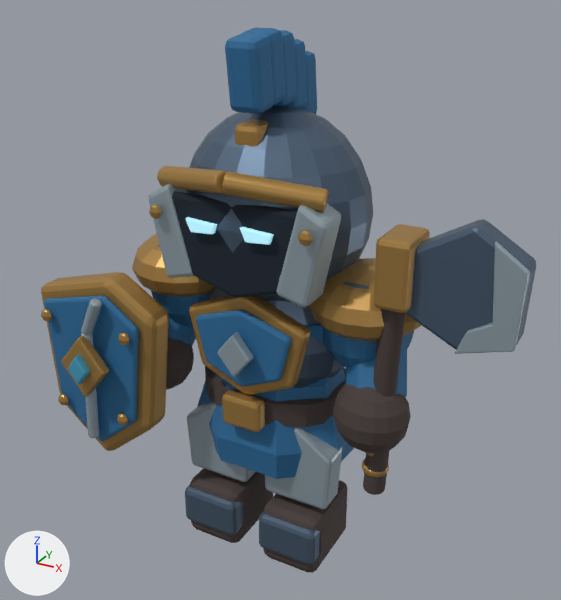
The FBX model unity/Assets/Scripts/UI3D/Resources/UI3D/Minions/Melee.fbx: old version first, new version second.
Rendered twice from a 50 mm lens placed at (1.23, -2.209, 2.078), pointed at (0.051, -0.066, 1.006). Arrows for +X, +Y and +Z are at lower left; the lights stay in place. The picture after the commit comes second.

Names of what the first picture shows: 'Melee Runtime Mesh'.
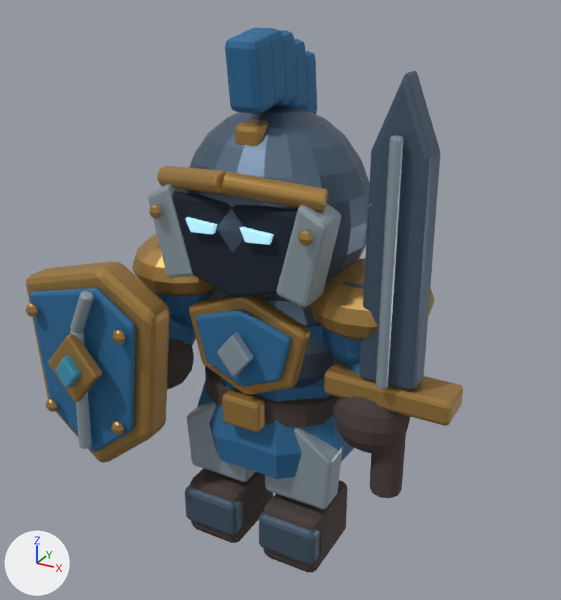
What differs and where, as boxes (x1, y1, x2, y2) in the pictures (561 x 600 px; the box of a moved part takes in the faces that stretch with it):
'Melee Runtime Mesh', reshaped (12% narrower): before (41, 27, 536, 573); after (26, 27, 463, 573)
part 1 of me_立方体_012, moved or reshaped: before (41, 272, 169, 451); after (26, 261, 170, 463)
part 2 of me_立方体_012, moved or reshaped: before (44, 296, 139, 441); after (29, 288, 136, 452)
part 3 of me_立方体_012, moved or reshaped: before (81, 333, 99, 438); after (70, 291, 94, 333)
part 4 of me_立方体_012, moved or reshaped: before (41, 309, 52, 321); after (26, 304, 38, 317)
part 5 of me_立方体_012, moved or reshaped: before (118, 333, 130, 345); after (112, 330, 126, 344)
part 6 of me_立方体_012, moved or reshaped: before (58, 394, 69, 405); after (46, 399, 58, 412)
part 7 of me_立方体_012, deleted: before (455, 242, 530, 354)
part 8 of me_立方体_012, deleted (blue): before (405, 219, 536, 349)
part 9 of me_立方体_012, deleted (brown): before (373, 224, 430, 313)
part 10 of me_立方体_012, moved or reshaped: before (362, 309, 405, 494); after (324, 71, 463, 497)
part 11 of me_立方体_012, moved or reshaped: before (61, 299, 128, 425); after (48, 330, 124, 449)

What changed in the scene script:
```text
Change me_立方体_012:
    used by ob_melee_runtime_mesh; location = (0.0, 0.0, 0.0)
    remove me_立方体_012.from_pydata(...)  # 4846 vertices, 4839 faces; spans x -0.8..0.88, y -0.48..0.29, z 0.0..1.89
    add me_立方体_012.from_pydata(...)  # 4410 vertices, 4419 faces; spans x -0.84..0.71, y -0.52..0.29, z 0.0..1.89
    me_立方体_012 part 1: the loose piece of 84 vertices spanning x -0.8..-0.28, y -0.35..-0.24, z 0.35..1.08 is scaled about its middle by 1.12, then moved by (-0.01, -0.02, 0.0)
    me_立方体_012 part 2: the loose piece of 84 vertices spanning x -0.75..-0.34, y -0.38..-0.35, z 0.41..1.02 is scaled about its middle by 1.12, then moved by (-0.01, -0.03, 0.0)
    me_立方体_012 part 3: the loose piece of 112 vertices spanning x -0.57..-0.51, y -0.43..-0.38, z 0.46..0.89 is multiplied about its middle by the matrix ((1.025, 0.0, 0.102), (0.0, 1.12, 0.0), (-0.455, 0.0, 0.345)), then moved by (0.03, -0.03, 0.31)
    me_立方体_012 part 4: the loose piece of 26 vertices spanning x -0.74..-0.7, y -0.41..-0.38, z 0.89..0.93 is moved by (-0.03, -0.03, 0.03)
    me_立方体_012 part 5: the loose piece of 26 vertices spanning x -0.39..-0.35, y -0.41..-0.38, z 0.88..0.92 is moved by (0.01, -0.03, 0.02)
    me_立方体_012 part 6: the loose piece of 26 vertices spanning x -0.71..-0.67, y -0.41..-0.38, z 0.55..0.59 is moved by (-0.03, -0.03, -0.02)
    me_立方体_012 part 7: the loose piece of 84 vertices spanning x 0.7..0.88, y -0.2..-0.18, z 1.02..1.38 is deleted
    me_立方体_012 part 8: the loose piece of 84 vertices spanning x 0.49..0.88, y -0.18..-0.08, z 1.02..1.41 is deleted
    me_立方体_012 part 9: the loose piece of 56 vertices spanning x 0.44..0.56, y -0.22..-0.04, z 1.12..1.34 is deleted
    me_立方体_012 part 10: 145 vertices moved from x 0.41..0.5, y -0.17..-0.08, z 0.4..0.59 to x 0.28..0.71, y -0.24..-0.06, z 0.42..0.88; 275 vertices removed from x 0.41..0.54, y -0.2..-0.08, z 0.48..1.31; 203 vertices added at x 0.28..0.59, y -0.24..-0.07, z 0.78..1.8
    me_立方体_012 part 11: 6 vertices moved from x -0.54..-0.43, y -0.48..-0.41, z 0.77..0.9 to x -0.55..-0.43, y -0.48..-0.42, z 0.77..0.91; 240 vertices removed from x -0.63..-0.39, y -0.48..-0.38, z 0.55..1.03; 240 vertices added at x -0.65..-0.38, y -0.52..-0.42, z 0.43..0.91
    other edits to the shape of me_立方体_012 do not show in these pictures
```
